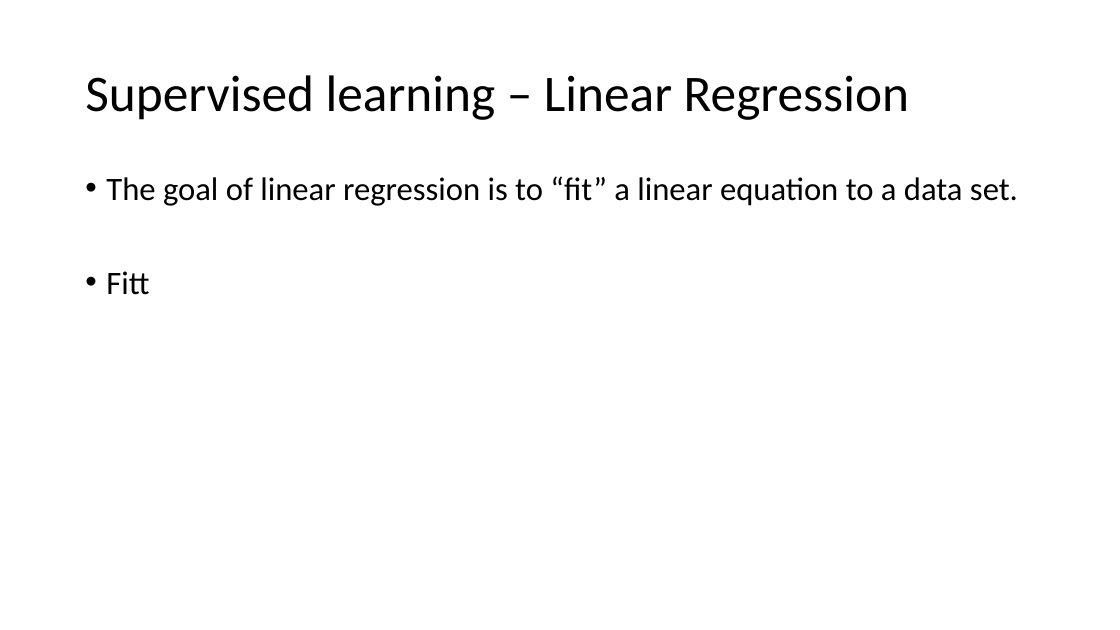
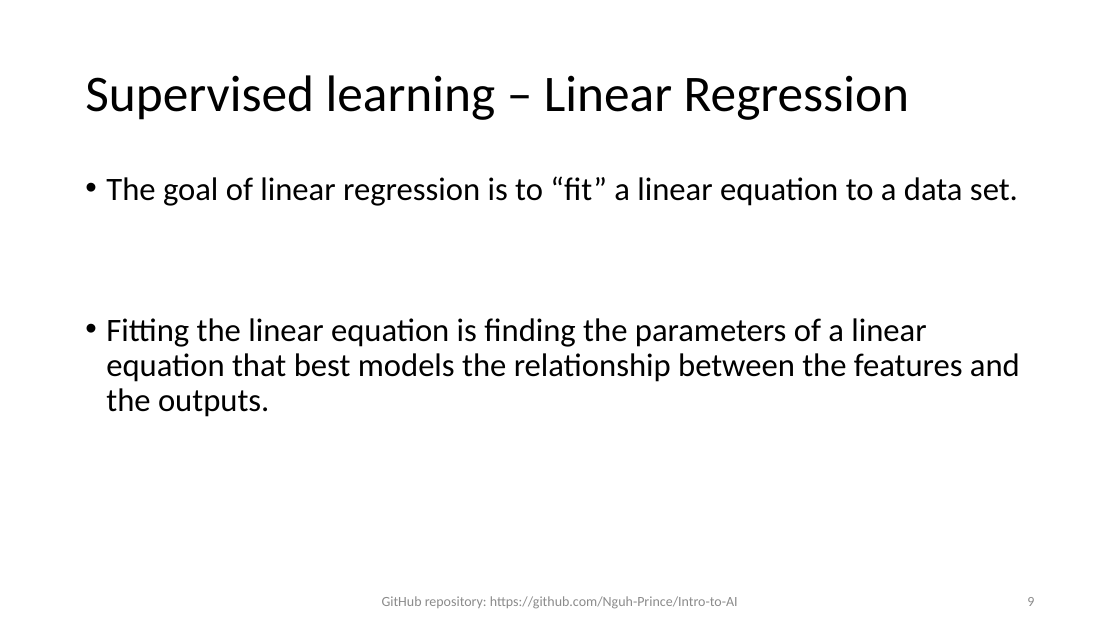
Before and after one commit to Nguh-Prince/Intro-to-AI, a slide deck: slide 9 of Chapter V - Learning/Chapter V Learning.pptx. Drawn at 1120x630 pixels with LibreOffice and Linux fonts; fonts in the diff are those of the drawing. Boxes give left, top, right and bottom in pixels: in the first picture for what was removed or moved away, otherwise in the second. Text is boxed around its words. In the diff, an @@ line names an element or a change of style, - is before the commit and + after.

Commit message:
Added github link to footers of slides

```diff
--- a/Chapter V - Learning/Chapter V Learning.pptx
+++ b/Chapter V - Learning/Chapter V Learning.pptx
@@ text at (106,318,1020,417): text changed @@
-• Fitt
+• Fitting the linear equation is finding the parameters of a linear equation that best models the relationship between the features and the outputs.
@@ text added at (382,596,738,609), 12 pt, text #8C8C8C @@
+GitHub repository: https://github.com/Nguh-Prince/Intro-to-AI
@@ page number added at (1027,597,1034,606), 12 pt, text #8C8C8C @@
+9
```
Also in this commit, not shown: 5 other slides changed, 8 slides added, 3 slides removed, 2 other files.
